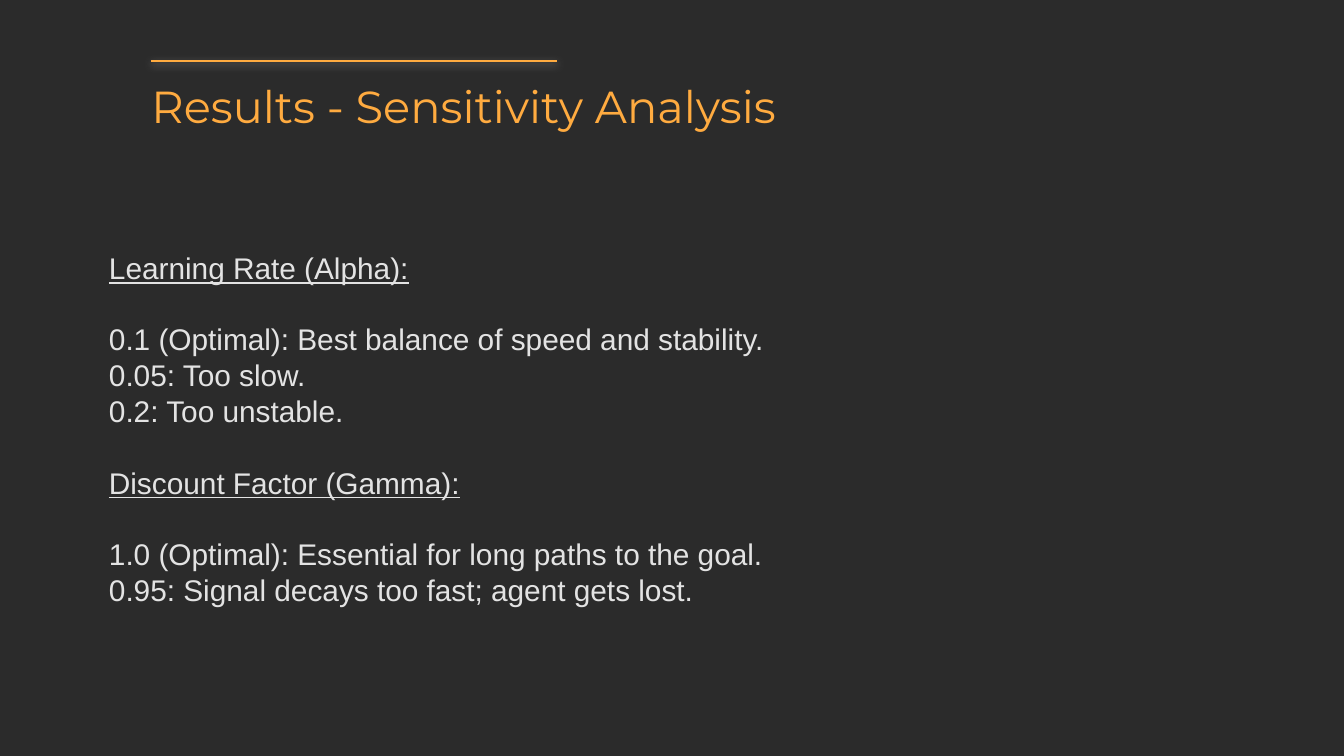
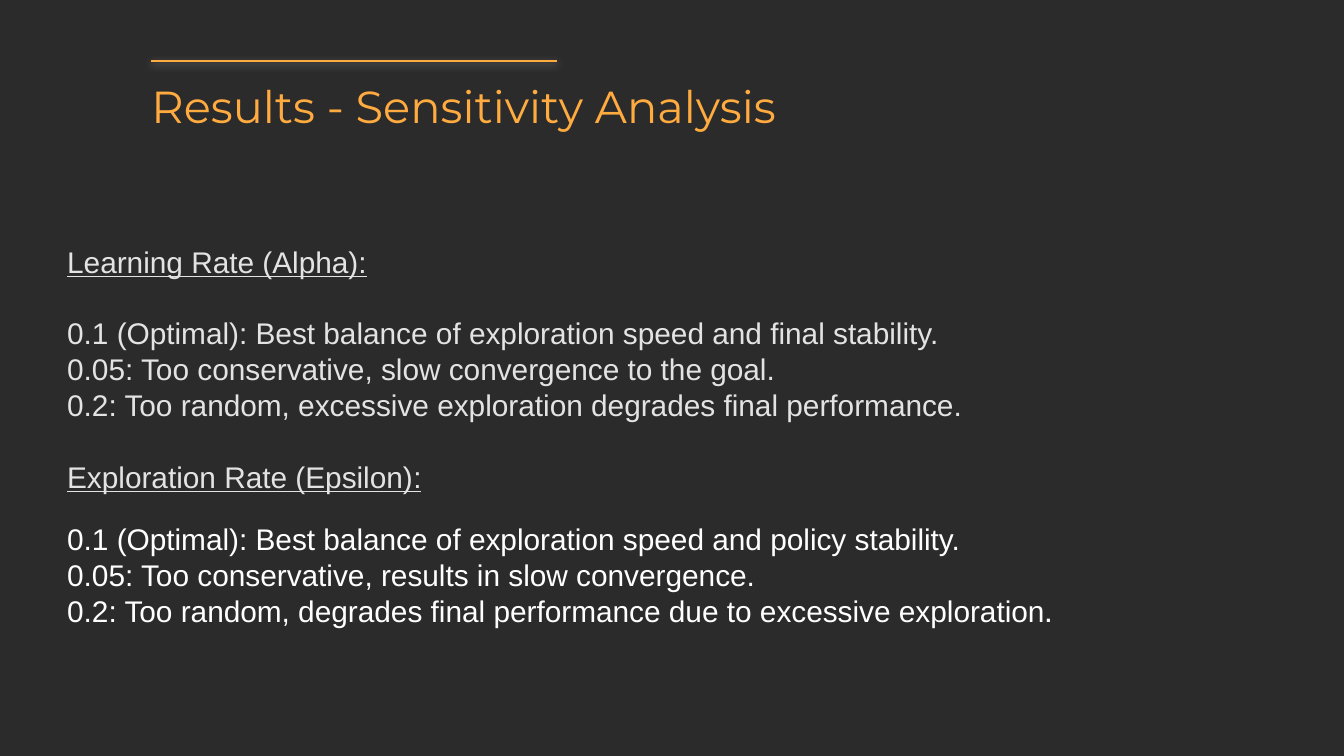
Before and after one commit to DanielChernov99/RL-FrozenLake, a slide deck: slide 20 of RL Final presentation.pptx. Drawn at 1344x756 pixels with LibreOffice and Linux fonts; fonts in the diff are those of the drawing; background and template pictures are left out; a plain dark background stands for a picture behind light text. Boxes give left, top, right and bottom in pixels: in the first picture for what was removed or moved away, otherwise in the second. Text is boxed around its words. In the diff, an @@ line names an element or a change of style, - is before the commit and + after.

```diff
--- a/RL Final presentation.pptx
+++ b/RL Final presentation.pptx
@@ text "Learning Rate (Alpha):": place and size @@
-text "Learning Rate (Alpha):" at [109, 257, 763, 607]
+text "Learning Rate (Alpha):" at [67, 251, 1045, 627]
@@ text at [67, 322, 1045, 627]: text changed @@
-0.1 (Optimal): Best balance of speed and stability.
-0.05: Too slow.
-0.2: Too unstable.
-Discount Factor (Gamma):
-1.0 (Optimal): Essential for long paths to the goal.
-0.95: Signal decays too fast; agent gets lost.
+0.1 (Optimal): Best balance of exploration speed and final stability.
+0.05: Too conservative, slow convergence to the goal.
+0.2: Too random, excessive exploration degrades final performance.
+Exploration Rate (Epsilon):
+0.1 (Optimal): Best balance of exploration speed and policy stability.
+0.05: Too conservative, results in slow convergence.
+0.2: Too random, degrades final performance due to excessive exploration.
```
Also in this commit, not shown: 8 other slides changed.
